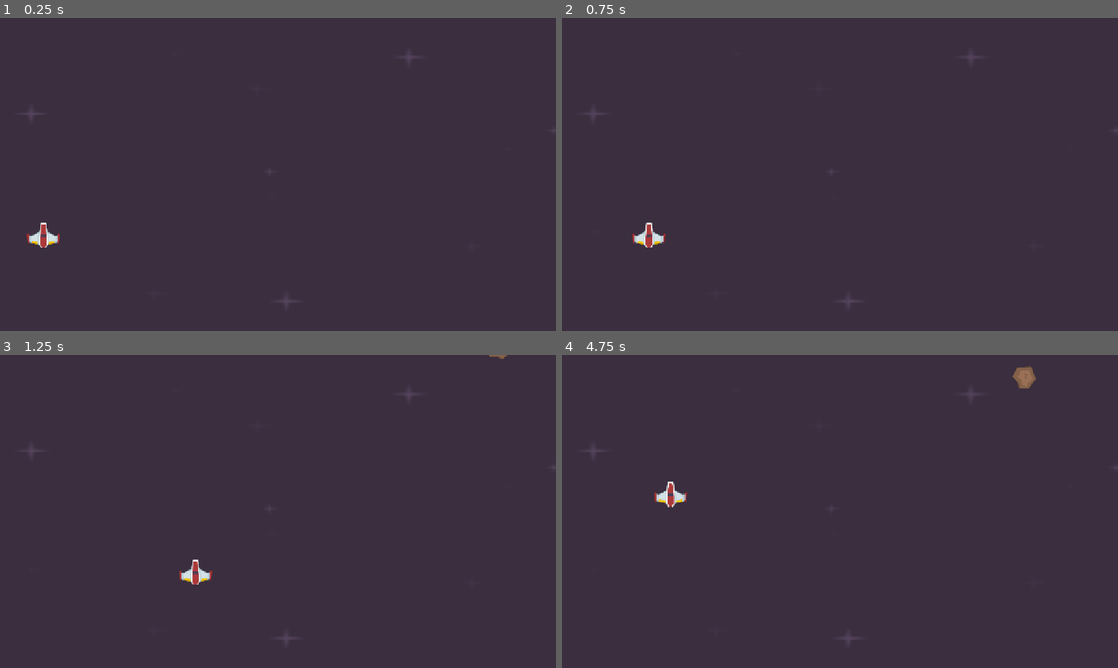
Above: before the commit, frames 1-4 (two rows, left to right).
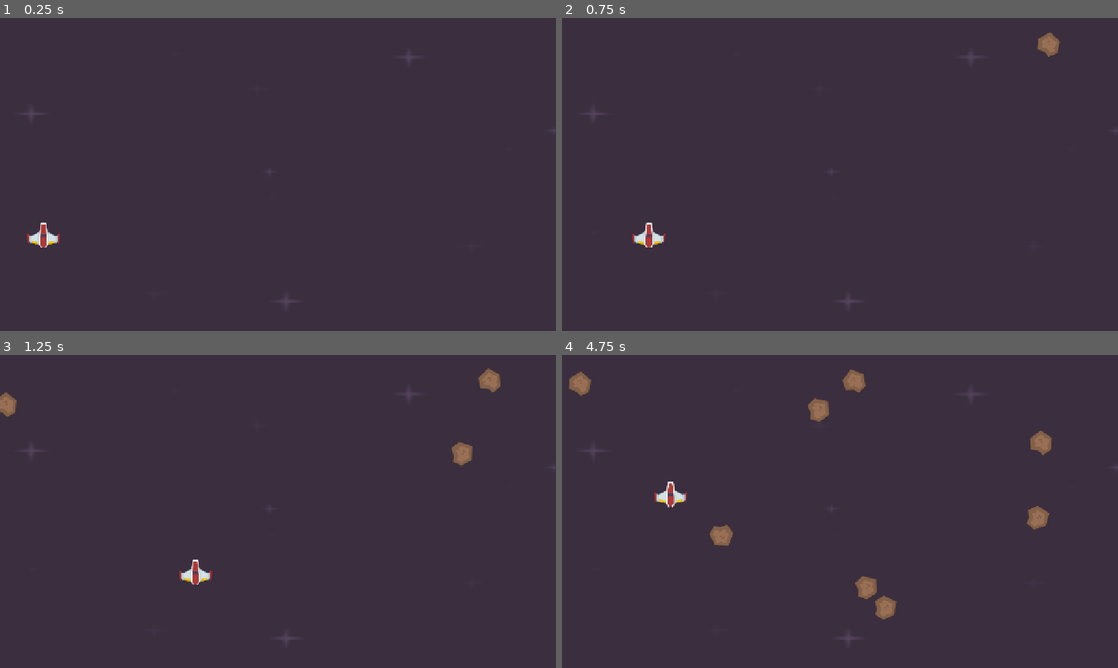
Above: after the commit, the same moments.

Repository: ORGinalBIbEK/space-shooter
Game: Godot game, scene res://scenes/level.tscn
Same seed, same stepped clock (60 frames per second), same inputs: the game is played once before the commit and once after it.
Inputs:
- Up to frame 1 (0.25 s): no input
- Up to frame 2 (0.75 s): tap Enter at 0.5 s; hold Right (right) from 0.53 s (still down)
- Up to frame 3 (1.25 s): keep holding Right (right)
- Up to frame 4 (4.75 s): release Right (right) at 1.28 s; hold Down (down) 1.28-2.03 s; hold Right (right) 2.03-2.78 s; hold Up (up) 2.78-3.53 s; hold Left (left) from 3.53 s (still down)

Frame 1 is identical in both runs. In frame 2, 0.2% of the frame differs, in the area x 85-90%, y 4-13%; in frame 3, 0.6%; in frame 4, 2.0%, in the area x 1-89%, y 3-85%.

Commit message:
name changed

Diff:
--- a/scenes/level.tscn
+++ b/scenes/level.tscn
@@ -48,6 +48,7 @@
 shape = SubResource("RectangleShape2D_w8frs")
 
 [node name="MeteorTimer" type="Timer" parent="." unique_id=2105977179]
+wait_time = 0.25
 autostart = true
 
 [node name="Meteros" type="Node2D" parent="." unique_id=448544635]
--- a/scenes/meteor.gd
+++ b/scenes/meteor.gd
@@ -6,6 +6,10 @@
 
 func _ready():
 	var rng:= RandomNumberGenerator.new()
+
+	#texture
+	var path:String="res://PNG/Meteors/meteorBrown_tiny2.png"
+
 	#start position
 	var width=get_viewport().get_visible_rect().size[0]
 	var random_x=rng.randi_range(0,width)
--- a/scenes/meteor.tscn
+++ b/scenes/meteor.tscn
@@ -1,7 +1,7 @@
 [gd_scene format=3 uid="uid://cyqqgordmh7pa"]
 
 [ext_resource type="Script" uid="uid://brkwfl1v3w61x" path="res://scenes/meteor.gd" id="1_pxso2"]
-[ext_resource type="Texture2D" uid="uid://c0msc08ewnvhp" path="res://PNG/Meteors/meteorBrown_big1.png" id="1_tcwo0"]
+[ext_resource type="Texture2D" uid="uid://c0msc08ewnvhp" path="res://PNG/Meteors/1.png" id="1_tcwo0"]
 
 [sub_resource type="CircleShape2D" id="CircleShape2D_hasw5"]
 radius = 27.658636
Renamed: PNG/Meteors/meteorBrown_big1.png -> PNG/Meteors/1.png
Not shown, changed: PNG/Meteors/1.png.import
Renamed: PNG/Meteors/meteorBrown_tiny2.png -> PNG/Meteors/10.png
Not shown, changed: PNG/Meteors/10.png.import
Renamed: PNG/Meteors/meteorGrey_big1.png -> PNG/Meteors/11.png
Not shown, changed: PNG/Meteors/11.png.import
Renamed: PNG/Meteors/meteorGrey_big2.png -> PNG/Meteors/12.png
Not shown, changed: PNG/Meteors/12.png.import
Renamed: PNG/Meteors/meteorGrey_big3.png -> PNG/Meteors/13.png
Not shown, changed: PNG/Meteors/13.png.import
Renamed: PNG/Meteors/meteorGrey_big4.png -> PNG/Meteors/14.png
Not shown, changed: PNG/Meteors/14.png.import
(and 28 more such lines)
